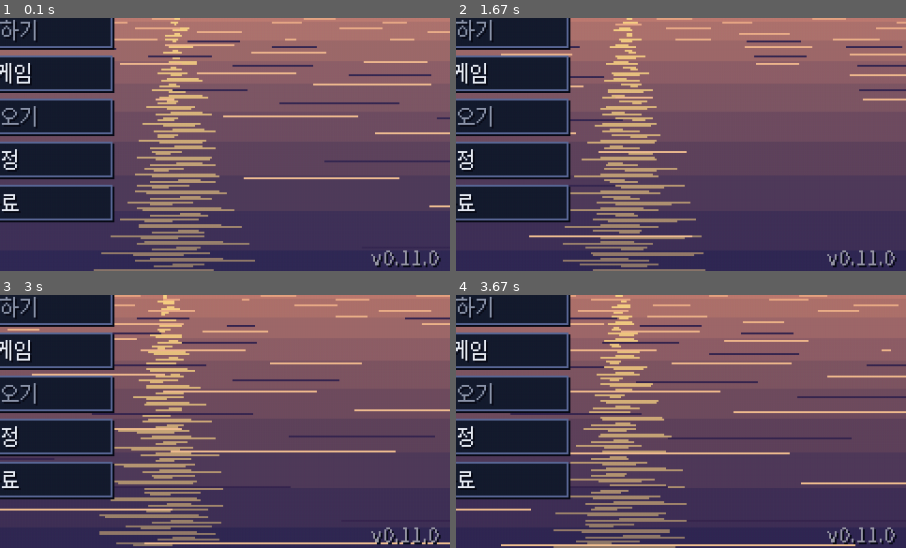
Above: before the commit, frames 1-4 (two rows, left to right).
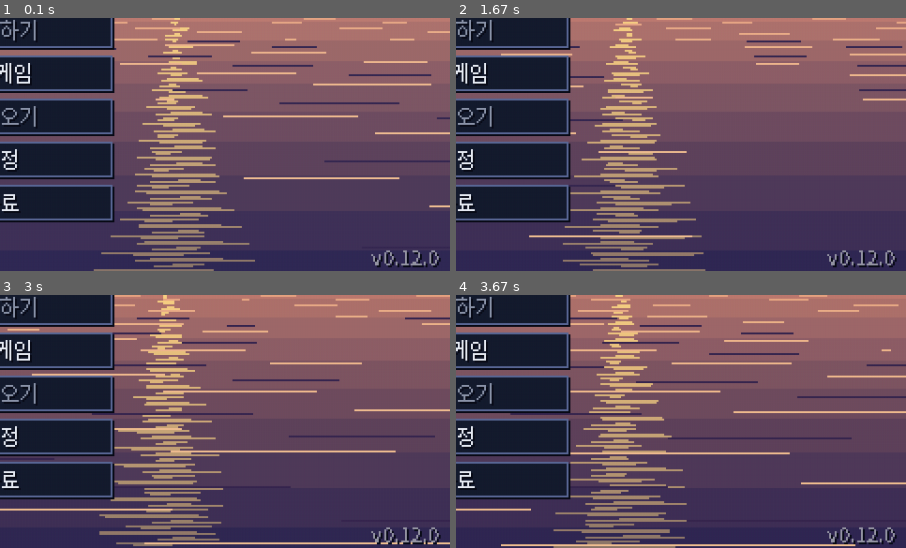
Above: after the commit, the same moments.

Repository: sinsiu60/fishingplanet
Game: pygame game, started from main.py
The game is run twice, just before and just after one commit, with the same random seed, the same clock (stepped at 60 frames per second) and the same inputs.
Inputs (mouse positions are % of the whole screen's width and height, from its top left):
- Up to frame 1 (0.1 s): no input
- Up to frame 2 (1.67 s): tap Space at 0.33 s; click (65, 15) at 0.72 s; click (26, 30) at 1.05 s; click (47, 33) at 1.38 s
- Up to frame 3 (3 s): click (76, 41) at 1.72 s; click (86, 42) at 2.05 s; click (20, 16) at 2.38 s; click (26, 68) at 2.75 s
- Up to frame 4 (3.67 s): click (28, 42) at 3.22 s; click (34, 17) at 3.55 s
The pictures show only the part of the screen within x 50-100%, y 50-100%; the shares and areas given below are measured in that part.

The runs differ from the first frame. In frame 1, less than 0.1% of the frame differs, in the area x 91-95%, y 91-99%; in frame 2, less than 0.1%; in frame 3, less than 0.1%; in frame 4, less than 0.1%.

Commit message:
Phantom catch show V7: verification (legend comparison, sync, flash, perf, skip), DESIGN 33-11, v0.12.0 release notes
Co-Authored-By: Claude Opus 5.5 <noreply@anthropic.com>
Claude-Session: https://claude.ai/code/session_01XkZZxEWm7K26sk4a4EAFMF

Diff:
--- a/dist_readme.txt
+++ b/dist_readme.txt
@@ -1,4 +1,4 @@
-미니 피싱 (Mini Fishing) v0.11.0
+미니 피싱 (Mini Fishing) v0.12.0
 ================
 
 실행: MiniFishing.exe 를 더블클릭하세요. (Python 설치 필요 없음)
--- a/src/version.py
+++ b/src/version.py
@@ -1,2 +1,2 @@
 """게임 버전 (릴리즈 태그 v<VERSION>, buildozer.spec version 과 같게)."""
-VERSION = "0.11.0"
+VERSION = "0.12.0"
Not shown, changed: DESIGN.md
Not shown, changed: RELEASE_NOTES.md
Not shown, changed: buildozer.spec
